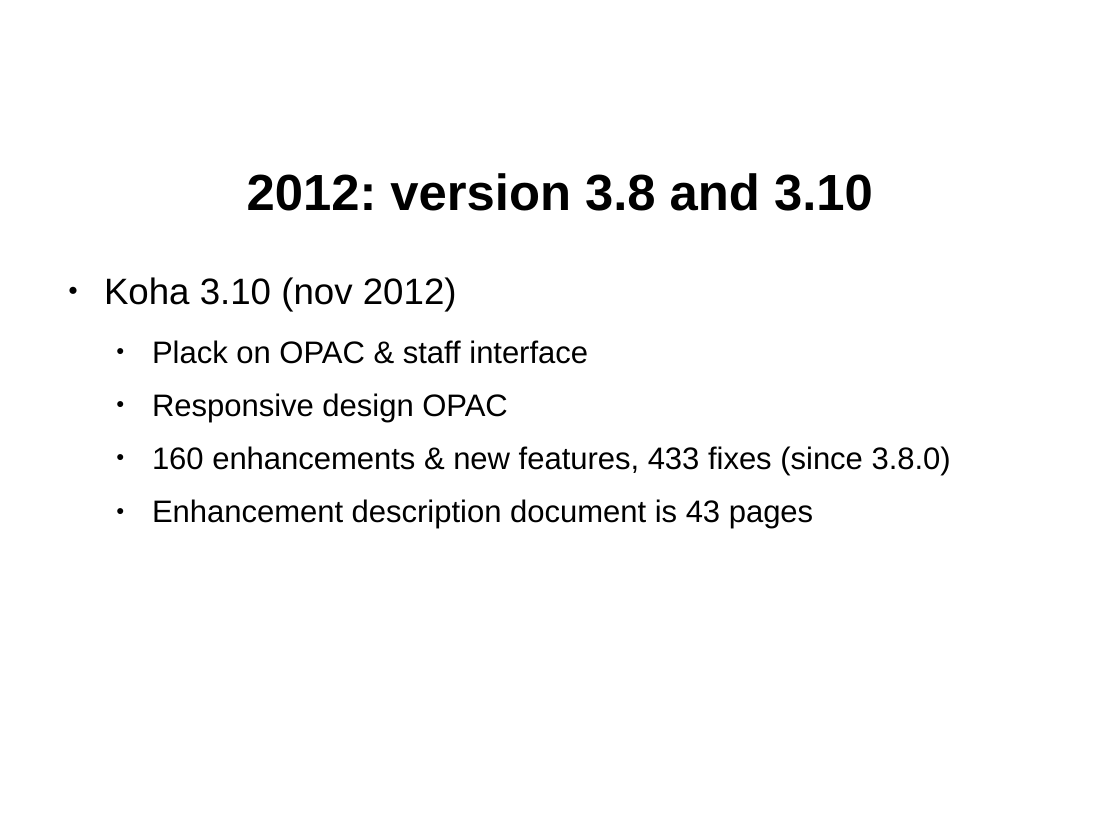
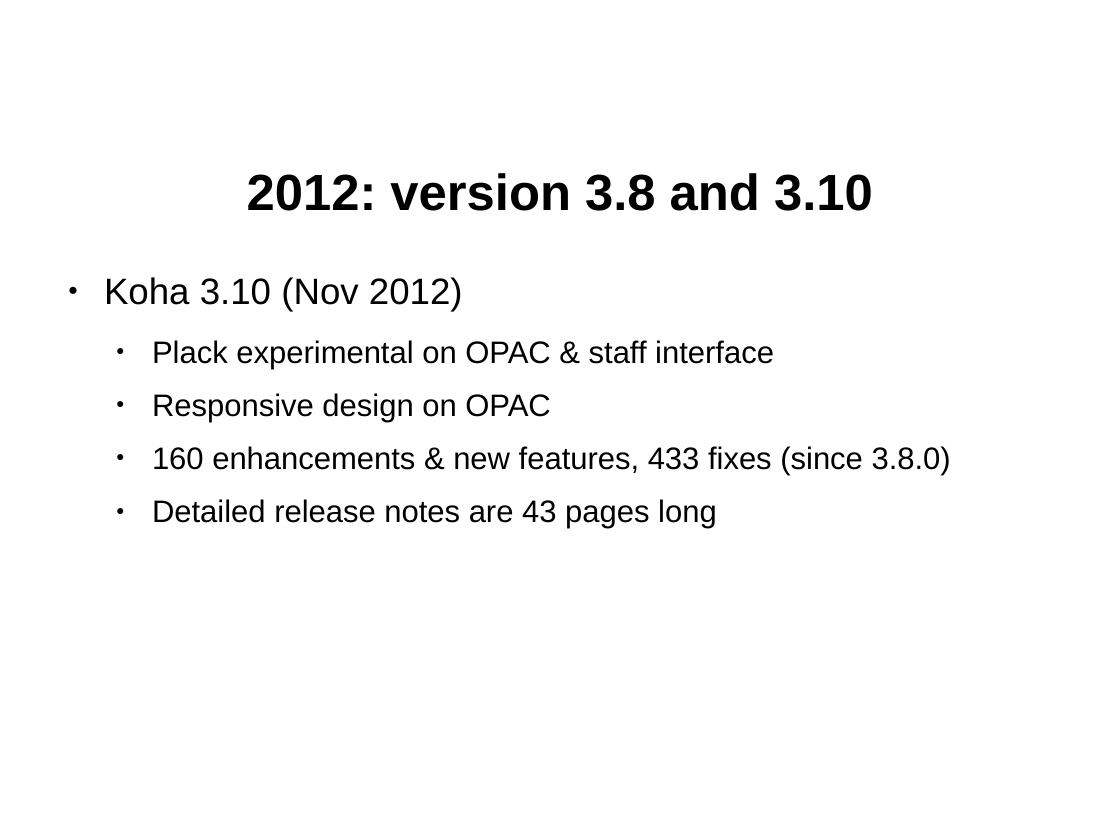
Before and after one commit to ranginui/presentation, a slide deck: slide 20 of kohaconclave/keynote/keynote.odp. Drawn at 1120x840 pixels with LibreOffice and Linux fonts; fonts in the diff are those of the drawing; background and template pictures are left out. Boxes give left, top, right and bottom in pixels: in the first picture for what was removed or moved away, otherwise in the second. Text is boxed around its words. In the diff, an @@ line names an element or a change of style, - is before the commit and + after.

```diff
--- a/kohaconclave/keynote/keynote.odp
+++ b/kohaconclave/keynote/keynote.odp
@@ text at [104,277,774,422]: text changed @@
-● Koha 3.10 (nov 2012)
-  ● Plack on OPAC & staff interface
-  ● Responsive design OPAC
+● Koha 3.10 (Nov 2012)
+  ● Plack experimental on OPAC & staff interface
+  ● Responsive design on OPAC
@@ text at [152,499,717,529]: text changed @@
-  ● Enhancement description document is 43 pages
+  ● Detailed release notes are 43 pages long
```
Also in this commit, not shown: 15 other slides changed, 1 other file.
